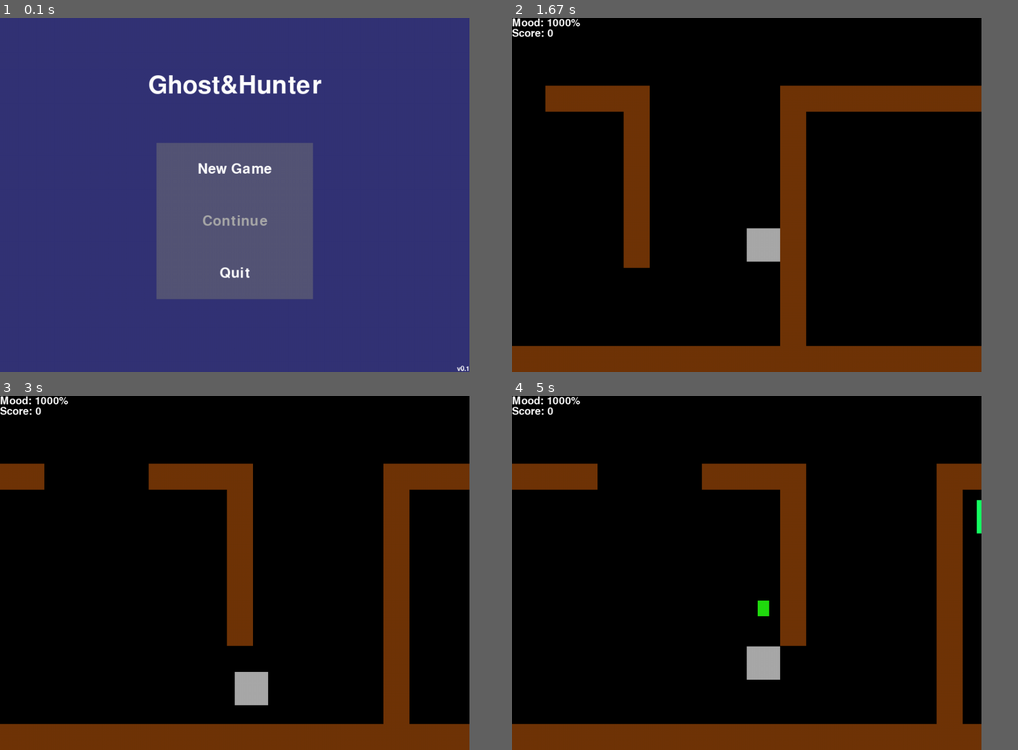
Above: before the commit, frames 1-4 (two rows, left to right).
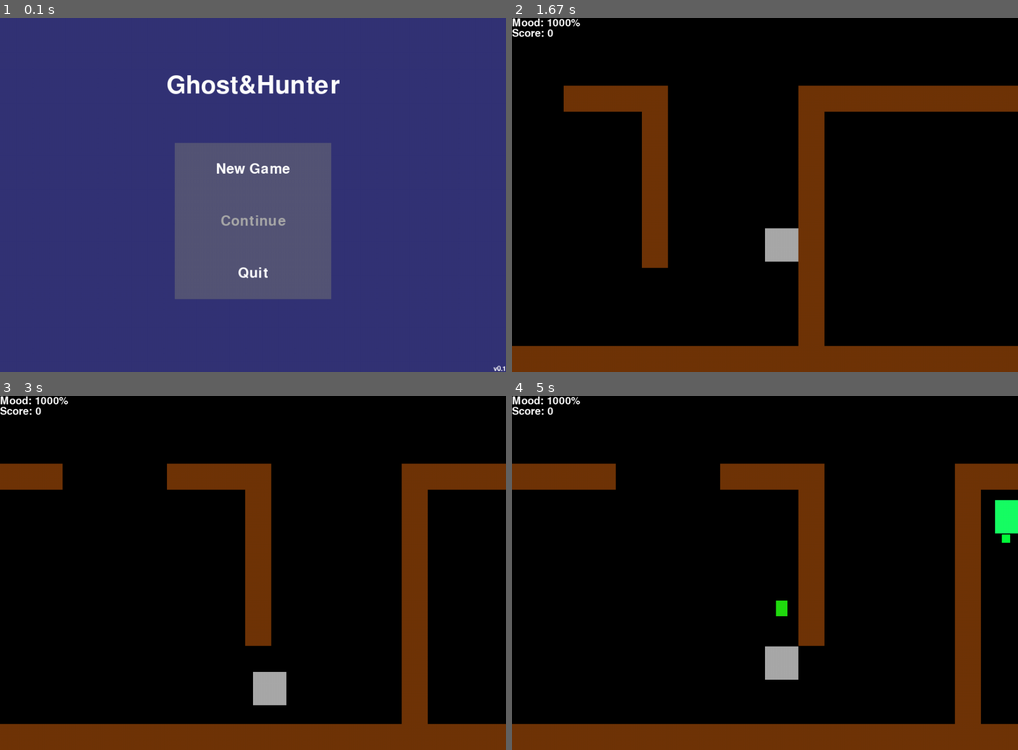
Above: after the commit, the same moments.

Repository: Danya0x07/Ghost-Hunter
Game: pygame game, started from main.py
Same seed, same stepped clock (60 frames per second), same inputs: the game is played once before the commit and once after it.
Inputs (mouse positions are in pixels of both pictures, inside the frame that each line leads up to):
- Up to frame 1 (0.1 s): no input
- Up to frame 2 (1.67 s): click (765, 170) at 0.38 s; hold D 0.67-1.13 s; move the mouse to (744, 209) at 0.7 s; hold W 1.17-1.47 s
- Up to frame 3 (3 s): hold A 2-2.53 s; hold S 2.57-2.87 s; hold A from 2.9 s (still down)
- Up to frame 4 (5 s): release A at 3.3 s; hold W 3.33-3.7 s; hold D 3.73-4.37 s; tap Space at 4.4 s; hold S from 4.73 s (still down)
In our replay, the window is 835x630 before the commit and 900x630 after it. These sizes can differ from the game's own. Grey fills any space a smaller window leaves; there, only what the larger window draws over its background counts as a difference.

The runs differ from the first frame. In frame 1, 5.1% of the frame differs, in the area x 29-100%, y 16-100%; in frame 2, 10%; in frame 3, 11%; in frame 4, 12%, in the area x 16-100%, y 19-100%.

Commit message:
Добавлены телепорты.

Diff:
--- a/config.py
+++ b/config.py
@@ -1,7 +1,7 @@
 from pygame import Color
 
 
-SCREEN_SIZE = (SCREEN_WIDTH, SCREEN_HEIGHT) = (900, 680)
+SCREEN_SIZE = (SCREEN_WIDTH, SCREEN_HEIGHT) = (970, 680)
 FPS = 60
 
 MENU_BG_COLOR = Color('#333377')
@@ -54,3 +54,6 @@
 BOMB_SIZE = (BOMB_WIDTH, BOMB_HEIGHT) = (22, 30)
 BOMB_COLOR = Color('#22DD11')
 BOMB_TIMEOUT = 120
+
+TELEPORT_SIZE = (TELEPORT_WIDTH, TELEPORT_HEIGHT) = (64, 64)
+TELEPORT_COLOR = Color('#AA22EE')
--- a/game_objects.py
+++ b/game_objects.py
@@ -248,6 +248,50 @@
             bombs.remove(self)
 
 
+class Teleport(Thing):
+
+    def __init__(self, x, y, id, tgt_id):
+        super().__init__(TELEPORT_SIZE, TELEPORT_COLOR, topleft=(x, y))
+        self.id = id
+        self.tgt_id = tgt_id
+        self.active = True
+
+    def check_mobs_overlaying(self, mobs):
+        for mob in mobs:
+            if self.rect.colliderect(mob.frame_rect):
+                return mob
+
+    def handle_teleporting(self, teleport, mobs):
+        mob = self.check_mobs_overlaying(mobs)
+        if mob:
+            mob.frame_rect.center = teleport.rect.center
+            teleport.active = False
+
+    def update(self, player, enemies, healers, teleports):
+        if self.active and self.tgt_id:
+            tgt_teleport = self.get_tp_by_id(teleports, self.tgt_id)
+            if collide_rect(self, player):
+                player.rect.center = tgt_teleport.rect.center
+                tgt_teleport.active = False
+            self.handle_teleporting(tgt_teleport, enemies)
+            self.handle_teleporting(tgt_teleport, healers)
+        else:
+            is_overlayed = False
+            if collide_rect(self, player):
+                is_overlayed = True
+            if self.check_mobs_overlaying(enemies):
+                is_overlayed = True
+            if self.check_mobs_overlaying(healers):
+                is_overlayed = True
+            self.active = not is_overlayed
+
+    @staticmethod
+    def get_tp_by_id(group, id):
+        for tp in group:
+            if tp.id == id:
+                return tp
+
+
 class Camera:
 
     def __init__(self, level_size):
--- a/maps.py
+++ b/maps.py
@@ -10,9 +10,9 @@
 hotel_map = (
     "######################################################################",
     "#                           #                #                       #",
+    "# e                         #                #                       #",
     "#                           #                #                       #",
-    "#       e                   #                #                       #",
-    "#                           #                #     #                 #",
+    "# 1                         #                #     #                 #",
     "#                           #         #      #     #                 #",
     "##############                        #      #     #         #########",
     "#                                     #      #                       #",
@@ -69,7 +69,7 @@
     "#          #   #                   #     #                           #",
     "######     #   #                   #     #                           #",
     "#          #   #       h           #     #                  ######   #",
-    "#          #   #                   #     #                           #",
+    "#          #   #                   #     # 2                         #",
     "#          #   #                   #     #                           #",
     "#          #   #####################     #######################     #",
     "#                                                              #     #",
--- a/scenes.py
+++ b/scenes.py
@@ -6,7 +6,7 @@
 import maps
 from maps import get_total_level_size
 from interface_objects import Button, Label, DataDisplayer
-from game_objects import Wall, Camera, Player, Enemy, Healer
+from game_objects import Wall, Camera, Player, Enemy, Healer, Teleport
 from config import *
 
 
@@ -102,6 +102,7 @@
         self.healers = Group()
         self.plasmas = Group()
         self.bombs = Group()
+        self.teleports = Group()
         self.camera = Camera(get_total_level_size(maps.hotel_map))
         self.create_map(maps.hotel_map)
         self.stats = DataDisplayer(self.player, self.screen_rect)
@@ -118,6 +119,10 @@
                     self.enemies.add(Enemy(x, y))
                 elif col == 'h':
                     self.healers.add(Healer(x, y))
+                elif col == '1':
+                    self.teleports.add(Teleport(x, y, '1', '2'))
+                elif col == '2':
+                    self.teleports.add(Teleport(x, y, '2', '1'))
                 x += WALL_WIDTH
             y += WALL_HEIGHT
             x = 0
@@ -142,6 +147,7 @@
         self.healers.update(self.walls, self.plasmas)
         self.plasmas.update(self.walls, self.plasmas, self.player)
         self.bombs.update(self.enemies, self.healers, self.bombs, self.player)
+        self.teleports.update(self.player, self.enemies, self.healers, self.teleports)
         self.camera.update(self.player)
         self.stats.update()
         if not self.player.is_alive:
@@ -154,6 +160,7 @@
     def draw_objects(self):
         self.screen.blit(self.space, (0, 0))
         self.draw_group(self.walls)
+        self.draw_group(self.teleports)
         self.draw_group(self.bombs)
         self.draw_group(self.plasmas)
         self.draw_group(self.healers)
